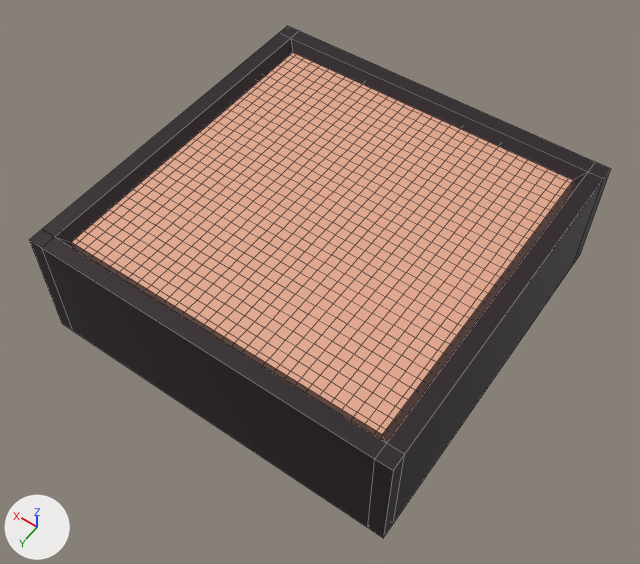
Before and after pictures for a commit that changed the Blender file static/assets/edit/garden.blend.
Both versions are drawn from a 50 mm lens placed at (-4.98, 7.22, 10.37), pointed at (-0.12, 0.41, -0.32). The lights are fixed; the arrows at lower left show +X, +Y and +Z. Mesh edges are drawn as thin lines.

Before the edit, the objects in view are built like this:
```python
me_cube = bpy.data.meshes.new('Cube')
me_cube.from_pydata(...)  # 36 vertices, 33 faces; spans x -1.0..1.0, y -1.0..1.0, z -1.0..1.0
me_cube.materials.append(mat_material)  # black #25171d
me_plane = bpy.data.meshes.new('Plane')
me_plane.from_pydata(...)  # 1089 vertices, 1024 faces; spans x -1.0..1.0, y -1.0..1.0, z 0.0
me_plane.materials.append(mat_material_001)  # beige #e7aa8f
ob_cube = bpy.data.objects.new('Cube', me_cube)
ob_cube.location = (0.0, 0.0, 0.0)
ob_cube.scale = (3.0, 3.0, 1.0)
ob_plane = bpy.data.objects.new('Plane', me_plane)
ob_plane.location = (0.0, 0.0, 0.85)
ob_plane.scale = (2.7, 2.7, 1.0)
```
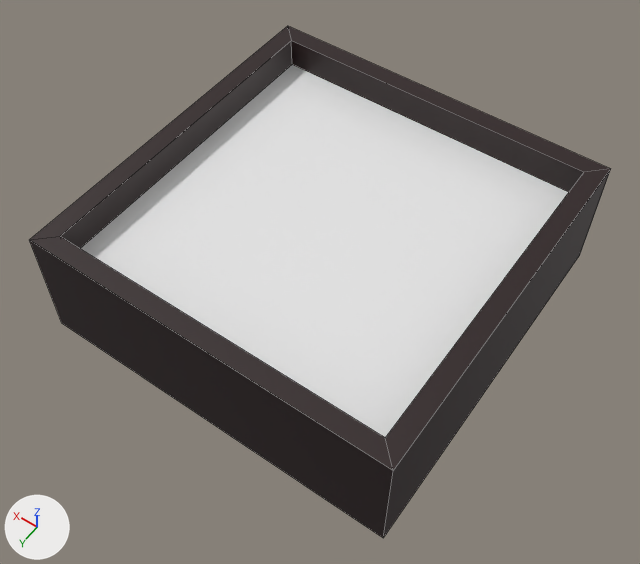
Location of each change, [x1, y1, x2, y2] in pixels of the pictures (640 x 564 px):
'Plane', deleted
    before: [72, 53, 573, 434]
'base', added
    after: [80, 65, 568, 437]
part 1 of me_cube, cut back
    both: [29, 26, 610, 537]

Patch to the scene script:
```diff
--- a/static/assets/edit/garden.blend.py
+++ b/static/assets/edit/garden.blend.py
@@ mat_material_002 @@
+mat_material_002 = principled_material('Material.002')
+mat_material_002.base_color = (0.0237, 0.0107, 0.0111)  # black #2b1b1b
@@ mat_material_003 @@
+mat_material_003 = principled_material('Material.003')
+mat_material_003.base_color = (0.8, 0.8, 0.8)  # white #e7e7e7
@@ me_cube @@
 # used by ob_cube; location = (0.0, 0.0, 0.0); scale = (3.0, 3.0, 1.0)
-me_cube.from_pydata(...)  # 36 vertices, 33 faces; spans x -1.0..1.0, y -1.0..1.0, z -1.0..1.0
-me_cube.materials.append(mat_material)  # black #25171d
+me_cube.from_pydata(...)  # 16 vertices, 13 faces; spans x -1.0..1.0, y -1.0..1.0, z -1.0..1.0
+# me_cube part 1
+# 28 vertices are removed from x -1.0..1.0, y -1.0..1.0, z -1.0..1.0
+# 33 faces are deleted
+# 8 vertices are added at x -0.9..0.9, y -0.9..0.9, z 0.5..1.0
+# 13 new faces join them
+me_cube.materials.append(mat_material_002)  # black #2b1b1b
@@ me_plane_1 @@
+me_plane_1.from_pydata([(-1.0, -1.0, 0.0), (1.0, -1.0, 0.0), (-1.0, 1.0, 0.0), (1.0, 1.0, 0.0)], [], [(0, 1, 3, 2)])
+me_plane_1.materials.append(mat_material_003)  # white #e7e7e7
@@ ob_plane @@
-ob_plane = bpy.data.objects.new('Plane', me_plane)
-ob_plane.location = (0.0, 0.0, 0.85)
-ob_plane.scale = (2.7, 2.7, 1.0)
@@ ob_base @@
+ob_base = bpy.data.objects.new('base', me_plane_1)
+ob_base.location = (0.0, 0.0, 0.5)
+ob_base.scale = (2.7, 2.7, 1.0)
```
